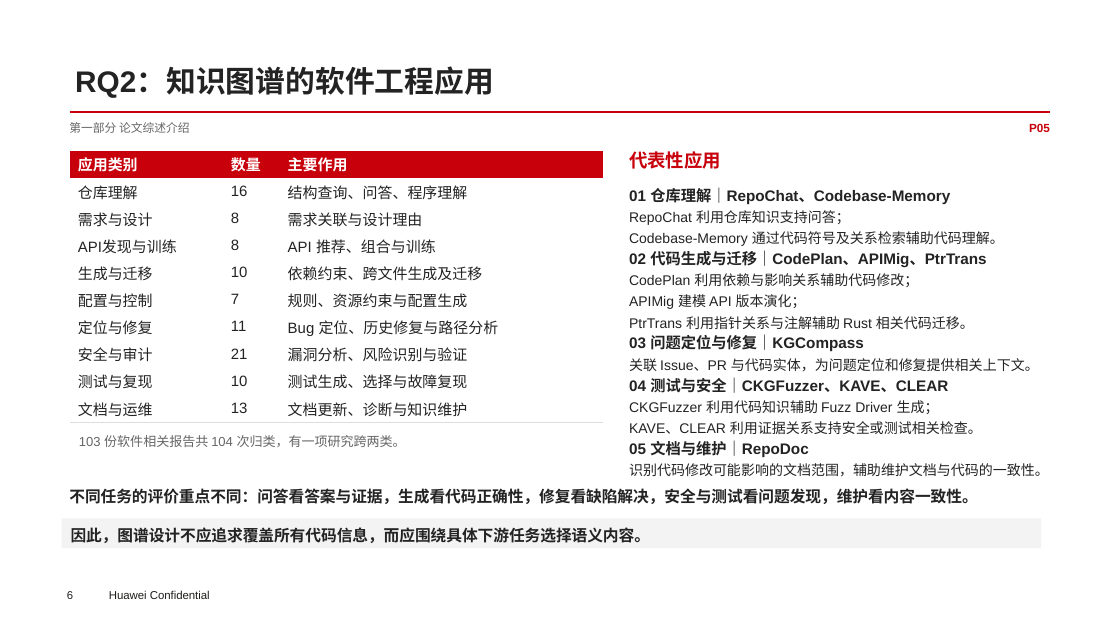
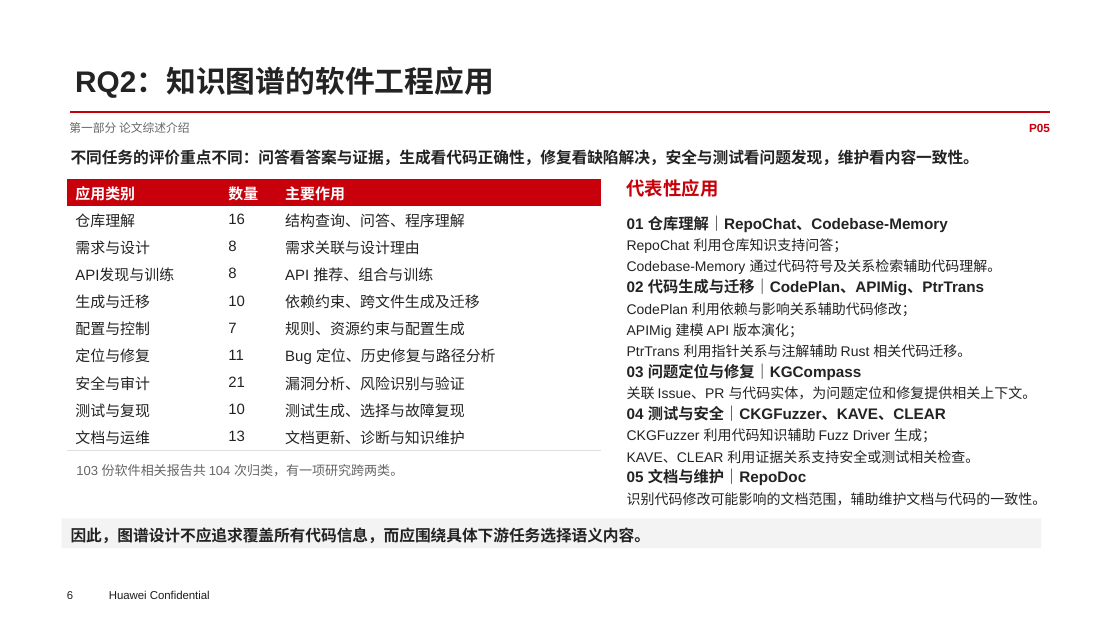
Before and after one commit to ichab/rk8s, a slide deck: slide 6 of 面向Agent软件工程的知识图谱研究综述与技术洞察.pptx. Drawn at 1120x630 pixels with LibreOffice and Linux fonts; fonts in the diff are those of the drawing; background and template pictures are left out. Boxes give left, top, right and bottom in pixels: in the first picture for what was removed or moved away, otherwise in the second. Text is boxed around its words. In the diff, an @@ line names an element or a change of style, - is before the commit and + after.

```diff
--- a/面向Agent软件工程的知识图谱研究综述与技术洞察.pptx
+++ b/面向Agent软件工程的知识图谱研究综述与技术洞察.pptx
@@ text "不同任务的评价重点不同：问答看答案与证据，生成看代码正确性，修复看缺陷解决，安全与测试看问题发现，维护看内容一致性。": place and size @@
-text "不同任务的评价重点不同：问答看答案与证据，生成看代码正确性，修复看缺陷解决，安全与测试看问题发现，维护看内容一致性。" at (69, 488, 977, 504)
+text "不同任务的评价重点不同：问答看答案与证据，生成看代码正确性，修复看缺陷解决，安全与测试看问题发现，维护看内容一致性。" at (71, 149, 979, 165)
@@ 3 texts, 1 table: place and size @@
-3 texts, 1 table at (70, 150, 1049, 477)
+3 texts, 1 table at (67, 179, 1047, 505)
```
Also in this commit, not shown: 15 other slides changed.
